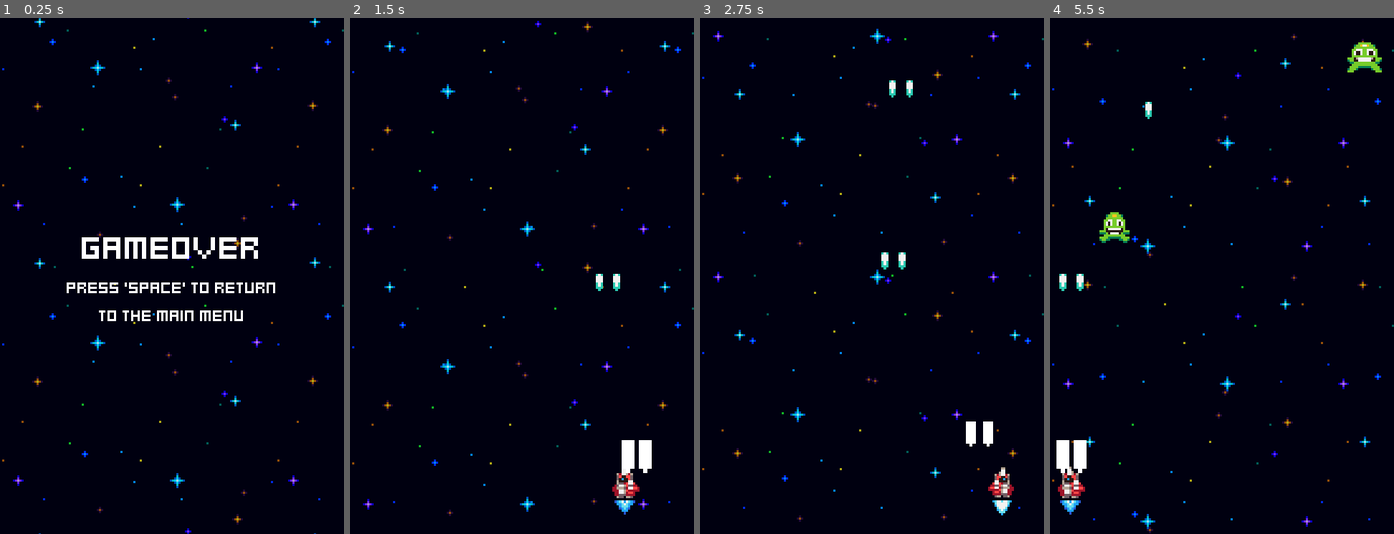
Above: before the commit, frames 1-4 (left to right).
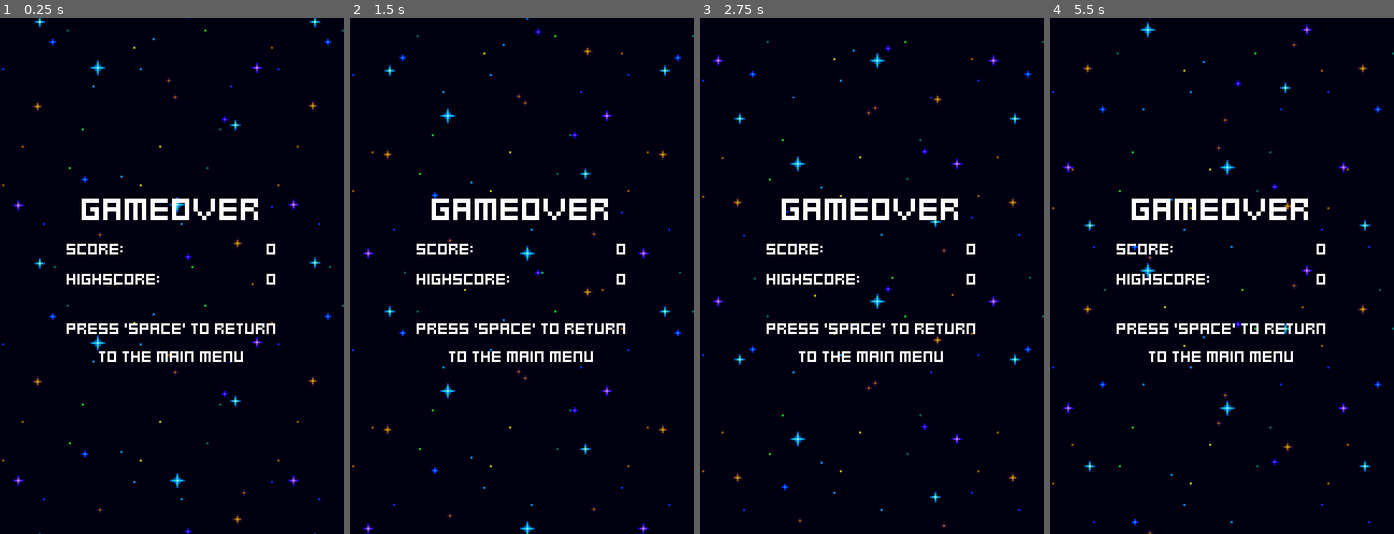
Above: after the commit, the same moments.

Repository: jaq-czaplin/Space-Resistance
Game: Godot game, scene res://Menus/GameOver.tscn
Two runs of this game, one before a commit and one after it. Both use one fixed random seed, a clock stepped at 60 frames per second and the inputs below. This scene is started directly instead of the project's main scene.
Inputs:
- Up to frame 1 (0.25 s): no input
- Up to frame 2 (1.5 s): tap Space (accept) at 0.5, 0.6, 1.25, 1.35 s; hold Right (move_right) 0.53-1.28 s; hold Left (move_left) from 1.28 s (still down)
- Up to frame 3 (2.75 s): tap Space (accept) at 2, 2.1 s; release Left (move_left) at 2.03 s; hold Right (move_right) from 2.03 s (still down)
- Up to frame 4 (5.5 s): tap Space (accept) at 2.75, 2.85, 3.5, 3.6, 4.25, 4.35, 5.1 s; release Right (move_right) at 3.53 s; hold Left (move_left) from 3.53 s (still down)

The runs differ from the first frame. In frame 1, 4.6% of the frame differs, in the area x 19-80%, y 35-67%; in frame 2, 5.5%; in frame 3, 5.4%; in frame 4, 6.3%, in the area x 0-100%, y 0-100%.
Error after the commit: Parse Error: Class "GemOver" hides a global script class. (res://menus/GameOver.gd:1)

Commit message:
Added score and high score system

Diff:
--- a/Enemies/Enemy.gd
+++ b/Enemies/Enemy.gd
@@ -9,12 +9,15 @@
 @onready var hitbox_component: HitboxComponent = $HitboxComponent
 @onready var hurtbox_component: HurtboxComponent = $HurtboxComponent
 @onready var destroyed_component: DestroyedComponent = $DestroyedComponent
+@onready var score_component: ScoreComponent = $ScoreComponent
+
 
 func _ready() -> void:
 	visible_on_screen_notifier.screen_exited.connect(destroy)
 	hurtbox_component.hurt.connect(hurt)
 	hitbox_component.hit_hurtbox.connect(destroyed_component.destroy.unbind(1)) # Enemy hit player ship
 	stats_component.no_health.connect(destroy)
+	stats_component.no_health.connect(add_score)
 
 func destroy() -> void:
 	queue_free()
@@ -23,3 +26,6 @@
 	scale_component.tween_scale()
 	flash_component.flash()
 	shake_component.tween_shake()
+
+func add_score() -> void:
+	score_component.adjust_score()
--- a/Enemies/Enemy.tscn
+++ b/Enemies/Enemy.tscn
@@ -1,66 +1,72 @@
-[gd_scene load_steps=14 format=3 uid="uid://c5wv7opsiprs1"]
+[gd_scene load_steps=16 format=3 uid="uid://c5wv7opsiprs1"]
 
-[ext_resource type="Script" path="res://Enemies/Enemy.gd" id="1_e02rt"]
-[ext_resource type="Script" path="res://components/MoveComponent.gd" id="1_et04a"]
-[ext_resource type="Script" path="res://components/StatsComponent.gd" id="2_27mgn"]
-[ext_resource type="Script" path="res://components/ScaleComponent.gd" id="3_802fk"]
-[ext_resource type="Script" path="res://components/FlashComponent.gd" id="4_7fje5"]
-[ext_resource type="Script" path="res://components/ShakeComponent.gd" id="5_m8r05"]
-[ext_resource type="Material" uid="uid://c88q6pkhh3vl" path="res://effects/white_flash_material.tres" id="6_hoydv"]
-[ext_resource type="Script" path="res://components/HitboxComponent.gd" id="8_gry56"]
-[ext_resource type="Script" path="res://components/HurtboxComponent.gd" id="9_wprrd"]
-[ext_resource type="Script" path="res://components/HurtComponent.gd" id="10_fpx1s"]
-[ext_resource type="Script" path="res://components/SpawnerComponent.gd" id="11_61cqr"]
-[ext_resource type="PackedScene" uid="uid://c7ff55swu3pfc" path="res://effects/ExplosionEffect.tscn" id="12_rqvvs"]
-[ext_resource type="Script" path="res://components/DestroyedComponent.gd" id="13_1sufh"]
+[ext_resource type="Script" path="res://enemies/Enemy.gd" id="1_3ter0"]
+[ext_resource type="Script" path="res://components/MoveComponent.gd" id="2_m37fa"]
+[ext_resource type="Script" path="res://components/StatsComponent.gd" id="3_5hcem"]
+[ext_resource type="Script" path="res://components/ScaleComponent.gd" id="4_rhae3"]
+[ext_resource type="Script" path="res://components/FlashComponent.gd" id="5_sgjgn"]
+[ext_resource type="Material" uid="uid://c88q6pkhh3vl" path="res://effects/white_flash_material.tres" id="6_wye26"]
+[ext_resource type="Script" path="res://components/ShakeComponent.gd" id="7_usjsp"]
+[ext_resource type="Script" path="res://components/HurtboxComponent.gd" id="8_pfrca"]
+[ext_resource type="Script" path="res://components/HitboxComponent.gd" id="9_3rfhs"]
+[ext_resource type="Script" path="res://components/HurtComponent.gd" id="10_3c2cs"]
+[ext_resource type="Script" path="res://components/SpawnerComponent.gd" id="11_g7sxf"]
+[ext_resource type="PackedScene" uid="uid://c7ff55swu3pfc" path="res://effects/ExplosionEffect.tscn" id="12_xn60j"]
+[ext_resource type="Script" path="res://components/DestroyedComponent.gd" id="13_11kly"]
+[ext_resource type="Script" path="res://components/ScoreComponent.gd" id="14_3d1as"]
+[ext_resource type="Resource" uid="uid://yarqf52ii7y1" path="res://game_stats.tres" id="15_vycrg"]
 
 [node name="Enemy" type="Node2D"]
-script = ExtResource("1_e02rt")
+script = ExtResource("1_3ter0")
 
 [node name="AnimatedSprite2D" type="AnimatedSprite2D" parent="."]
 
 [node name="MoveComponent" type="Node" parent="." node_paths=PackedStringArray("actor")]
-script = ExtResource("1_et04a")
+script = ExtResource("2_m37fa")
 actor = NodePath("..")
 
 [node name="StatsComponent" type="Node" parent="."]
-script = ExtResource("2_27mgn")
+script = ExtResource("3_5hcem")
 
 [node name="VisibleOnScreenNotifier2D" type="VisibleOnScreenNotifier2D" parent="."]
 
 [node name="ScaleComponent" type="Node" parent="." node_paths=PackedStringArray("sprite")]
-script = ExtResource("3_802fk")
+script = ExtResource("4_rhae3")
 sprite = NodePath("../AnimatedSprite2D")
 
 [node name="FlashComponent" type="Node" parent="." node_paths=PackedStringArray("sprite")]
-script = ExtResource("4_7fje5")
-flash_material = ExtResource("6_hoydv")
+script = ExtResource("5_sgjgn")
+flash_material = ExtResource("6_wye26")
 sprite = NodePath("../AnimatedSprite2D")
 
 [node name="ShakeComponent" type="Node" parent="." node_paths=PackedStringArray("node")]
-script = ExtResource("5_m8r05")
+script = ExtResource("7_usjsp")
 node = NodePath("../AnimatedSprite2D")
 
 [node name="HurtboxComponent" type="Area2D" parent="."]
 collision_layer = 2
 collision_mask = 0
-script = ExtResource("9_wprrd")
+script = ExtResource("8_pfrca")
 
 [node name="HitboxComponent" type="Area2D" parent="."]
 collision_layer = 0
-script = ExtResource("8_gry56")
+script = ExtResource("9_3rfhs")
 
 [node name="HurtComponent" type="Node" parent="." node_paths=PackedStringArray("stats_component", "hurtbox_component")]
-script = ExtResource("10_fpx1s")
+script = ExtResource("10_3c2cs")
 stats_component = NodePath("../StatsComponent")
 hurtbox_component = NodePath("../HurtboxComponent")
 
 [node name="SpawnerComponent" type="Node2D" parent="."]
-script = ExtResource("11_61cqr")
-scene = ExtResource("12_rqvvs")
+script = ExtResource("11_g7sxf")
+scene = ExtResource("12_xn60j")
 
 [node name="DestroyedComponent" type="Node" parent="." node_paths=PackedStringArray("actor", "stats_component", "destroy_effect_spawner_component")]
-script = ExtResource("13_1sufh")
+script = ExtResource("13_11kly")
 actor = NodePath("..")
 stats_component = NodePath("../StatsComponent")
 destroy_effect_spawner_component = NodePath("../SpawnerComponent")
+
+[node name="ScoreComponent" type="Node" parent="."]
+script = ExtResource("14_3d1as")
+game_stats = ExtResource("15_vycrg")
--- a/Enemies/EnemyGenerator.tscn
+++ b/Enemies/EnemyGenerator.tscn
@@ -1,8 +1,8 @@
 [gd_scene load_steps=4 format=3 uid="uid://6j7ymiah84fd"]
 
-[ext_resource type="Script" path="res://Enemies/EnemyGenerator.gd" id="1_q3tq7"]
+[ext_resource type="Script" path="res://enemies/EnemyGenerator.gd" id="1_q3tq7"]
 [ext_resource type="Script" path="res://components/SpawnerComponent.gd" id="2_ie2b4"]
-[ext_resource type="PackedScene" uid="uid://f6vogu1hr22k" path="res://Enemies/GreenEnemy.tscn" id="3_vme5t"]
+[ext_resource type="PackedScene" uid="uid://f6vogu1hr22k" path="res://enemies/GreenEnemy.tscn" id="3_vme5t"]
 
 [node name="EnemyGenerator" type="Node2D"]
 script = ExtResource("1_q3tq7")
--- a/Enemies/GreenEnemy.tscn
+++ b/Enemies/GreenEnemy.tscn
@@ -1,18 +1,18 @@
 [gd_scene load_steps=9 format=3 uid="uid://f6vogu1hr22k"]
 
-[ext_resource type="PackedScene" uid="uid://c5wv7opsiprs1" path="res://Enemies/Enemy.tscn" id="1_vq6c8"]
-[ext_resource type="Texture2D" uid="uid://ewowojni6htf" path="res://assets/sprites/green_enemy.png" id="2_xj7pe"]
+[ext_resource type="PackedScene" uid="uid://c5wv7opsiprs1" path="res://enemies/Enemy.tscn" id="1_o5on4"]
+[ext_resource type="Texture2D" uid="uid://ewowojni6htf" path="res://assets/sprites/green_enemy.png" id="2_xrwd7"]
 
 [sub_resource type="AtlasTexture" id="AtlasTexture_dcgwa"]
-atlas = ExtResource("2_xj7pe")
+atlas = ExtResource("2_xrwd7")
 region = Rect2(0, 0, 16, 16)
 
 [sub_resource type="AtlasTexture" id="AtlasTexture_i0o0c"]
-atlas = ExtResource("2_xj7pe")
+atlas = ExtResource("2_xrwd7")
 region = Rect2(16, 0, 16, 16)
 
 [sub_resource type="AtlasTexture" id="AtlasTexture_2v401"]
-atlas = ExtResource("2_xj7pe")
+atlas = ExtResource("2_xrwd7")
 region = Rect2(32, 0, 16, 16)
 
 [sub_resource type="SpriteFrames" id="SpriteFrames_7vdgh"]
@@ -38,7 +38,7 @@
 [sub_resource type="CircleShape2D" id="CircleShape2D_t3n3i"]
 radius = 6.08276
 
-[node name="GreenEnemy" instance=ExtResource("1_vq6c8")]
+[node name="GreenEnemy" instance=ExtResource("1_o5on4")]
 
 [node name="AnimatedSprite2D" parent="." index="0"]
 sprite_frames = SubResource("SpriteFrames_7vdgh")
--- a/Game.gd
+++ b/Game.gd
@@ -1,9 +1,18 @@
 class_name Game extends Node2D
 
 @onready var ship: Ship = $Ship
+@onready var score_label: Label = $ScoreLabel
+
+@export var game_stats: GameStats
 
 func _ready() -> void:
+	update_score_label(game_stats.score)
+	game_stats.score_changed.connect(update_score_label)
+
 	ship.tree_exiting.connect(func():
 		await get_tree().create_timer(1.0).timeout
-		get_tree().change_scene_to_file("res://Menus/GameOver.tscn")
+		get_tree().change_scene_to_file("res://menus/GameOver.tscn")
 	)
+
+func update_score_label(score: int) -> void:
+	score_label.text = "SCORE " + str(score)
--- /dev/null
+++ b/GameStats.gd
@@ -0,0 +1,10 @@
+class_name GameStats extends Resource
+
+signal score_changed(new_score: int)
+
+@export var score: int = 0:
+	set(value):
+		score = value
+		score_changed.emit(score)
+
+@export var high_score: int = 0
--- a/Menus/GameOver.gd
+++ b/Menus/GameOver.gd
@@ -1,5 +1,17 @@
 class_name GemOver extends Control
+
+@onready var score_value_label: Label = %ScoreValueLabel
+@onready var high_score_value_label: Label = %HighScoreValueLabel
+
+@export var game_stats: GameStats
+
+func _ready() -> void:
+	if game_stats.score > game_stats.high_score:
+		game_stats.high_score = game_stats.score
+	score_value_label.text = str(game_stats.score)
+	high_score_value_label.text = str(game_stats.high_score)
 
 func _process(_delta: float) -> void:
 	if Input.is_action_just_pressed("accept"):
-		get_tree().change_scene_to_file("res://Menus/Menu.tscn")
+		game_stats.score = 0
+		get_tree().change_scene_to_file("res://menus/Menu.tscn")
--- a/Menus/GameOver.tscn
+++ b/Menus/GameOver.tscn
@@ -1,7 +1,8 @@
-[gd_scene load_steps=5 format=3 uid="uid://buf7xjypwfdp8"]
+[gd_scene load_steps=6 format=3 uid="uid://buf7xjypwfdp8"]
 
-[ext_resource type="Script" path="res://Menus/GameOver.gd" id="1_bptvl"]
+[ext_resource type="Script" path="res://menus/GameOver.gd" id="1_bptvl"]
 [ext_resource type="PackedScene" uid="uid://bno1kjwrxm1sx" path="res://effects/SpaceBackground.tscn" id="1_nsdxn"]
+[ext_resource type="Resource" uid="uid://yarqf52ii7y1" path="res://game_stats.tres" id="2_1qpj7"]
 [ext_resource type="LabelSettings" uid="uid://1av7w07sc7gt" path="res://assets/fonts/title_label_settings.tres" id="2_7x6nm"]
 [ext_resource type="LabelSettings" uid="uid://cq1ys1a5mlx1a" path="res://assets/fonts/default_label_settings.tres" id="3_n3vko"]
 
@@ -13,6 +14,7 @@
 grow_horizontal = 2
 grow_vertical = 2
 script = ExtResource("1_bptvl")
+game_stats = ExtResource("2_1qpj7")
 
 [node name="SpaceBackground" parent="." instance=ExtResource("1_nsdxn")]
 
@@ -33,6 +35,43 @@
 label_settings = ExtResource("2_7x6nm")
 horizontal_alignment = 1
 
+[node name="HBoxScoreContainer" type="HBoxContainer" parent="CenterContainer/VBoxContainer"]
+layout_mode = 2
+
+[node name="ScoreLabel" type="Label" parent="CenterContainer/VBoxContainer/HBoxScoreContainer"]
+layout_mode = 2
+size_flags_horizontal = 2
+text = "SCORE:"
+label_settings = ExtResource("3_n3vko")
+
+[node name="ScoreValueLabel" type="Label" parent="CenterContainer/VBoxContainer/HBoxScoreContainer"]
+unique_name_in_owner = true
+layout_mode = 2
+size_flags_horizontal = 8
+text = "0"
+label_settings = ExtResource("3_n3vko")
+horizontal_alignment = 2
+
+[node name="HBoxHighScoreContainer" type="HBoxContainer" parent="CenterContainer/VBoxContainer"]
+layout_mode = 2
+
+[node name="HighScoreLabel" type="Label" parent="CenterContainer/VBoxContainer/HBoxHighScoreContainer"]
+layout_mode = 2
+size_flags_horizontal = 3
+text = "HIGHSCORE:"
+label_settings = ExtResource("3_n3vko")
+
+[node name="HighScoreValueLabel" type="Label" parent="CenterContainer/VBoxContainer/HBoxHighScoreContainer"]
+unique_name_in_owner = true
+layout_mode = 2
+size_flags_horizontal = 8
+text = "0"
+label_settings = ExtResource("3_n3vko")
+
+[node name="Spacer" type="Control" parent="CenterContainer/VBoxContainer"]
+custom_minimum_size = Vector2(0, 5)
+layout_mode = 2
+
 [node name="MenuLabel" type="Label" parent="CenterContainer/VBoxContainer"]
 layout_mode = 2
 text = "Press 'SPACE' to return
--- a/Menus/Menu.tscn
+++ b/Menus/Menu.tscn
@@ -1,7 +1,7 @@
 [gd_scene load_steps=5 format=3 uid="uid://crxjupamxtymd"]
 
 [ext_resource type="PackedScene" uid="uid://bno1kjwrxm1sx" path="res://effects/SpaceBackground.tscn" id="1_8yqy7"]
-[ext_resource type="Script" path="res://Menus/Menu.gd" id="1_gfp75"]
+[ext_resource type="Script" path="res://menus/Menu.gd" id="1_gfp75"]
 [ext_resource type="LabelSettings" uid="uid://1av7w07sc7gt" path="res://assets/fonts/title_label_settings.tres" id="2_eplfi"]
 [ext_resource type="LabelSettings" uid="uid://cq1ys1a5mlx1a" path="res://assets/fonts/default_label_settings.tres" id="3_qi0wp"]
 
--- /dev/null
+++ b/ResourceStash.gd
@@ -0,0 +1,3 @@
+extends Node
+
+var game_stats: GameStats = load("res://game_stats.tres")
--- a/components/ScoreComponent.gd
+++ b/components/ScoreComponent.gd
@@ -1,14 +1,7 @@
-# Give the component a class name so it can be instanced as a custom node
-class_name ScoreComponent
-extends Node
+class_name ScoreComponent extends Node
 
-# Export the game stats so we can manipulate the game score
 @export var game_stats: GameStats
-
-# Export the amount the score should be adjusted
 @export var adjust_amount = 5
 
-# This is the function that we call to activate this component. By default it will
-# Use the adjust_amount when called but we could optionally pass in a different amount.
-func adjust_score(amount: int = adjust_amount):
+func adjust_score(amount: int = adjust_amount) -> void:
 	game_stats.score += amount
--- a/game.tscn
+++ b/game.tscn
@@ -1,13 +1,16 @@
-[gd_scene load_steps=6 format=3 uid="uid://cctn1paoxp64d"]
+[gd_scene load_steps=8 format=3 uid="uid://cctn1paoxp64d"]
 
 [ext_resource type="PackedScene" uid="uid://bno1kjwrxm1sx" path="res://effects/SpaceBackground.tscn" id="1_28qib"]
 [ext_resource type="Script" path="res://Game.gd" id="1_fjeyc"]
 [ext_resource type="PackedScene" uid="uid://br7gqd5yp8ifc" path="res://space_ship/Ship.tscn" id="1_it0dy"]
-[ext_resource type="PackedScene" uid="uid://f6vogu1hr22k" path="res://Enemies/GreenEnemy.tscn" id="3_4lld3"]
-[ext_resource type="PackedScene" uid="uid://6j7ymiah84fd" path="res://Enemies/EnemyGenerator.tscn" id="3_j06xb"]
+[ext_resource type="Resource" uid="uid://yarqf52ii7y1" path="res://game_stats.tres" id="2_ofero"]
+[ext_resource type="PackedScene" uid="uid://f6vogu1hr22k" path="res://enemies/GreenEnemy.tscn" id="3_4lld3"]
+[ext_resource type="PackedScene" uid="uid://6j7ymiah84fd" path="res://enemies/EnemyGenerator.tscn" id="3_j06xb"]
+[ext_resource type="LabelSettings" uid="uid://cq1ys1a5mlx1a" path="res://assets/fonts/default_label_settings.tres" id="6_apedn"]
 
 [node name="Game" type="Node2D"]
 script = ExtResource("1_fjeyc")
+game_stats = ExtResource("2_ofero")
 
 [node name="SpaceBackground" parent="." instance=ExtResource("1_28qib")]
 
@@ -16,3 +19,11 @@
 
 [node name="EnemyGenerator" parent="." instance=ExtResource("3_j06xb")]
 green_enemy_scene = ExtResource("3_4lld3")
+
+[node name="ScoreLabel" type="Label" parent="."]
+offset_right = 160.0
+offset_bottom = 16.0
+text = "SCORE"
+label_settings = ExtResource("6_apedn")
+horizontal_alignment = 1
+vertical_alignment = 1
--- /dev/null
+++ b/game_stats.tres
@@ -0,0 +1,8 @@
+[gd_resource type="Resource" script_class="GameStats" load_steps=2 format=3 uid="uid://yarqf52ii7y1"]
+
+[ext_resource type="Script" path="res://GameStats.gd" id="1_l6ncg"]
+
+[resource]
+script = ExtResource("1_l6ncg")
+score = 0
+high_score = 0
--- a/project.godot
+++ b/project.godot
@@ -11,9 +11,13 @@
 [application]
 
 config/name="Space Resistance"
-run/main_scene="res://Menus/Menu.tscn"
+run/main_scene="res://menus/Menu.tscn"
 config/features=PackedStringArray("4.2", "Mobile")
 config/icon="res://assets/icon.svg"
+
+[autoload]
+
+ResourceStash="*res://ResourceStash.gd"
 
 [display]
 
